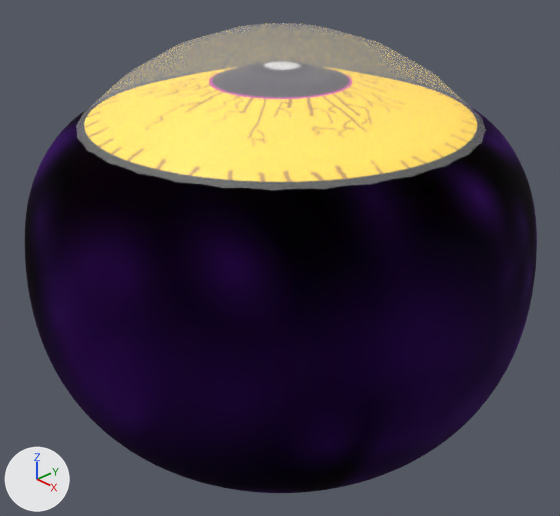
The Blender file Blender Files/odins eye.blend: old version first, new version second.
One viewpoint serves both versions: a 50 mm lens placed at (1.913, -1.803, 1.19), pointed at (0.011, -0.013, -0.112). Every picture has the same lights, and +X, +Y and +Z are marked at lower left. The first picture is the older version.
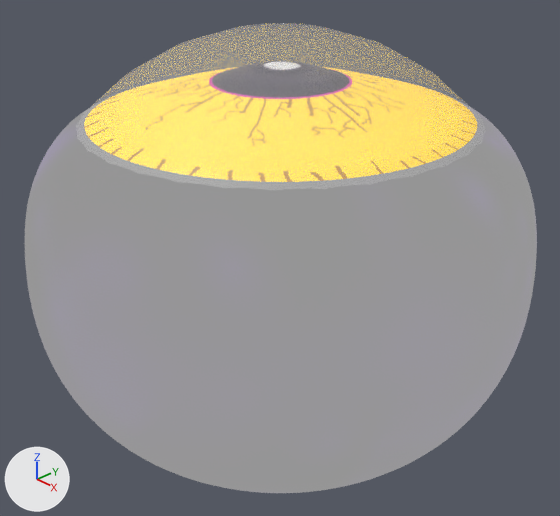
Pixel boxes [x1, y1, x2, y2] of what changed, in the pictures (560 x 516 px):
'Sphere', surface changed (black to grey): [25, 108, 537, 493] in both

The change, as a list of edits to the scene's bpy script:
```text
Change mat_material_003:
    add mat_material_003.emission_strength = 0.3
```
